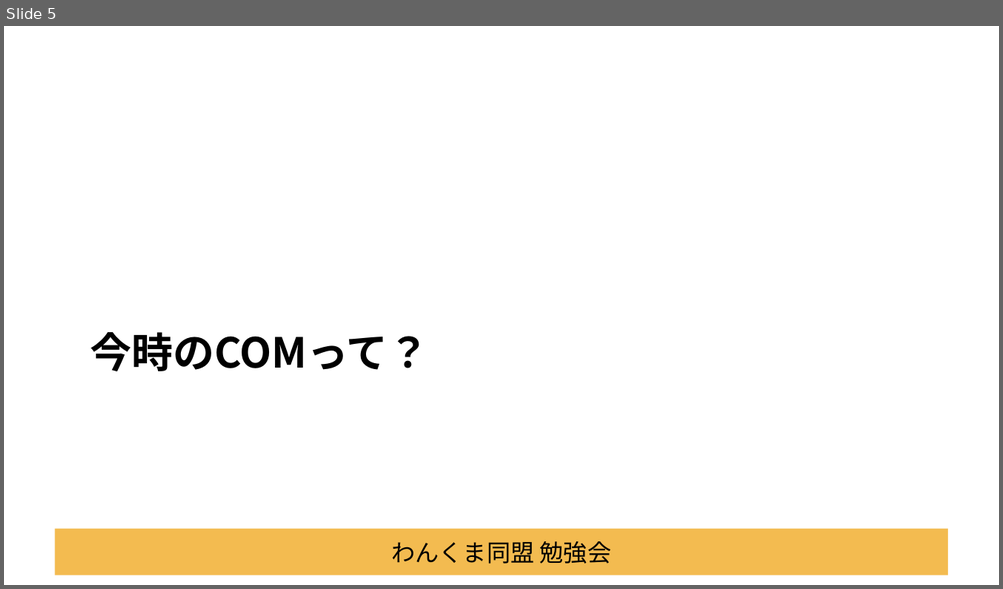
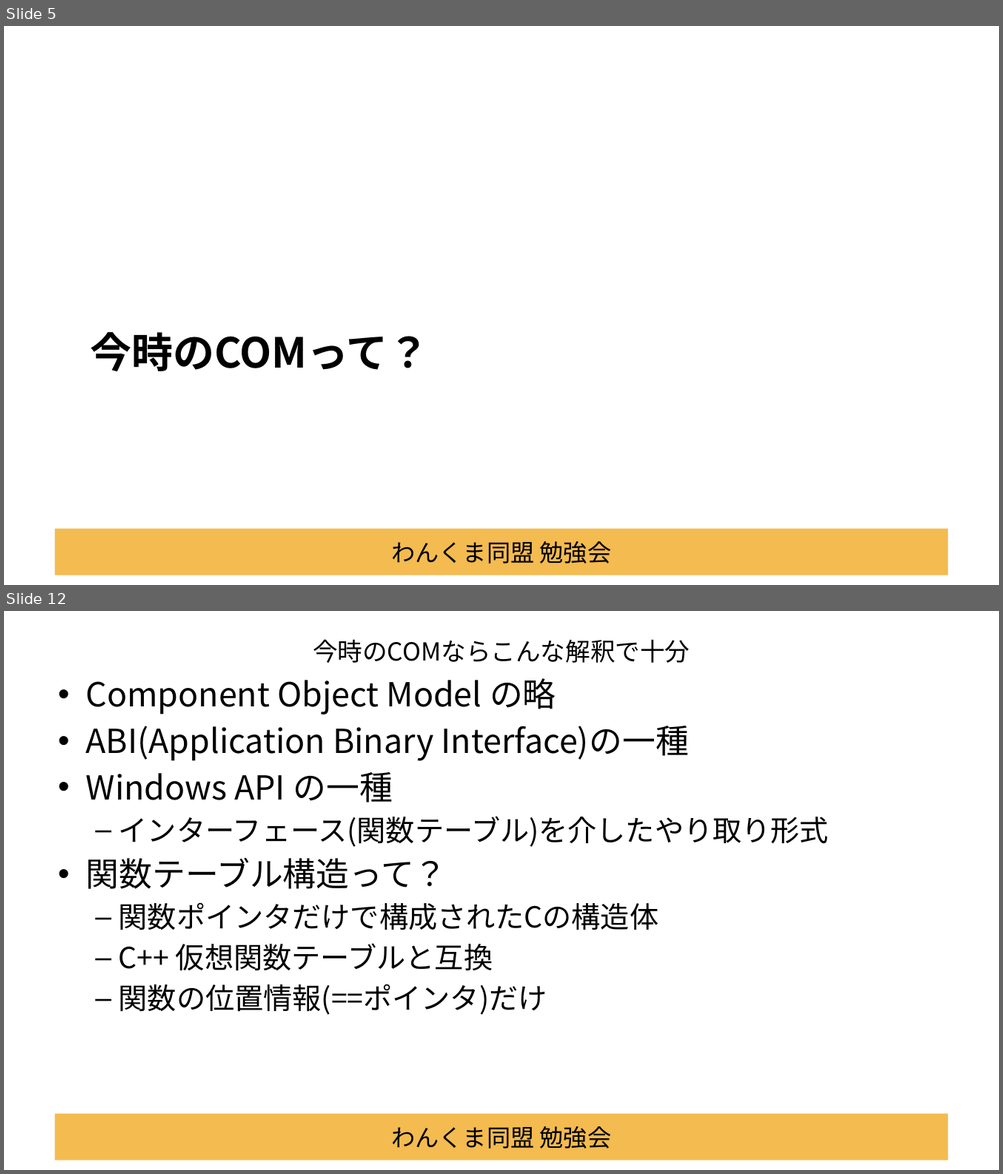
Before and after one commit to Tocchann/dotnetlab202009, a slide deck: Documents/セッション資料.pptx. Shown one above the other, each under a label of ours: slide 5 before the commit, slides 5 and 12 after it; the slides between them are not shown. The pictures are 1003x589 and 1003x1174 pixels, drawn with LibreOffice and Linux fonts; fonts in the diff are those of the drawing; background and template pictures are left out. Boxes give left, top, right and bottom in pixels: in the first picture for what was removed or moved away, otherwise in the second. Text is boxed around its words. In the diff, an @@ line names an element or a change of style, - is before the commit and + after.

```diff
--- a/Documents/セッション資料.pptx
+++ b/Documents/セッション資料.pptx
@@ slide 12 added at box(4, 611, 999, 1170), background #FFFFFF; not listed: 1 template element that a slide beside it also shows @@
@@ title added at box(313, 639, 689, 663), 24 pt, text #000000 @@
+今時のCOMならこんな解釈で十分
@@ text added at box(86, 678, 828, 1015), 32 pt, text #000000 @@
+• Component Object Model の略
+• ABI(Application Binary Interface)の一種
+• Windows API の一種
+  – インターフェース(関数テーブル)を介したやり取り形式
+• 関数テーブル構造って？
+  – 関数ポインタだけで構成されたCの構造体
+  – C++ 仮想関数テーブルと互換
+  – 関数の位置情報(==ポインタ)だけ
```
Also in this commit, not shown: 5 slides changed, 8 other slides added, 5 other files.
